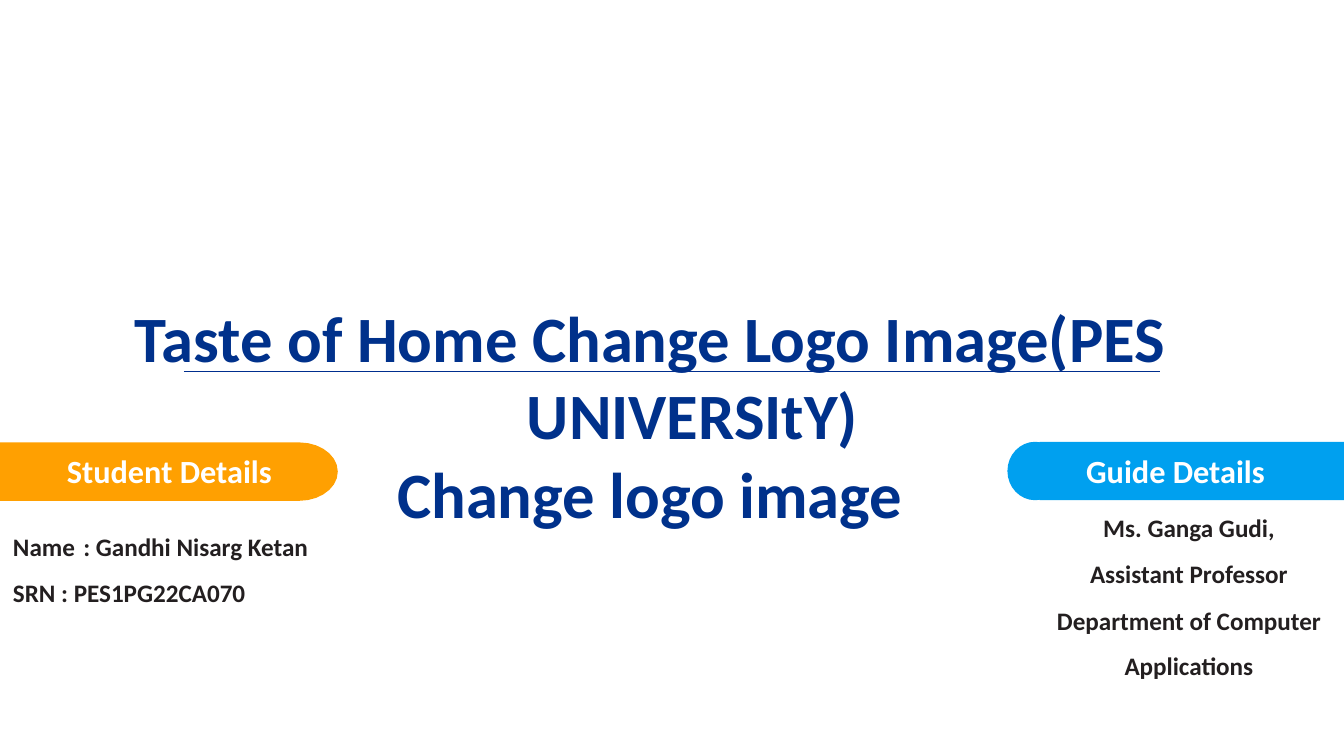
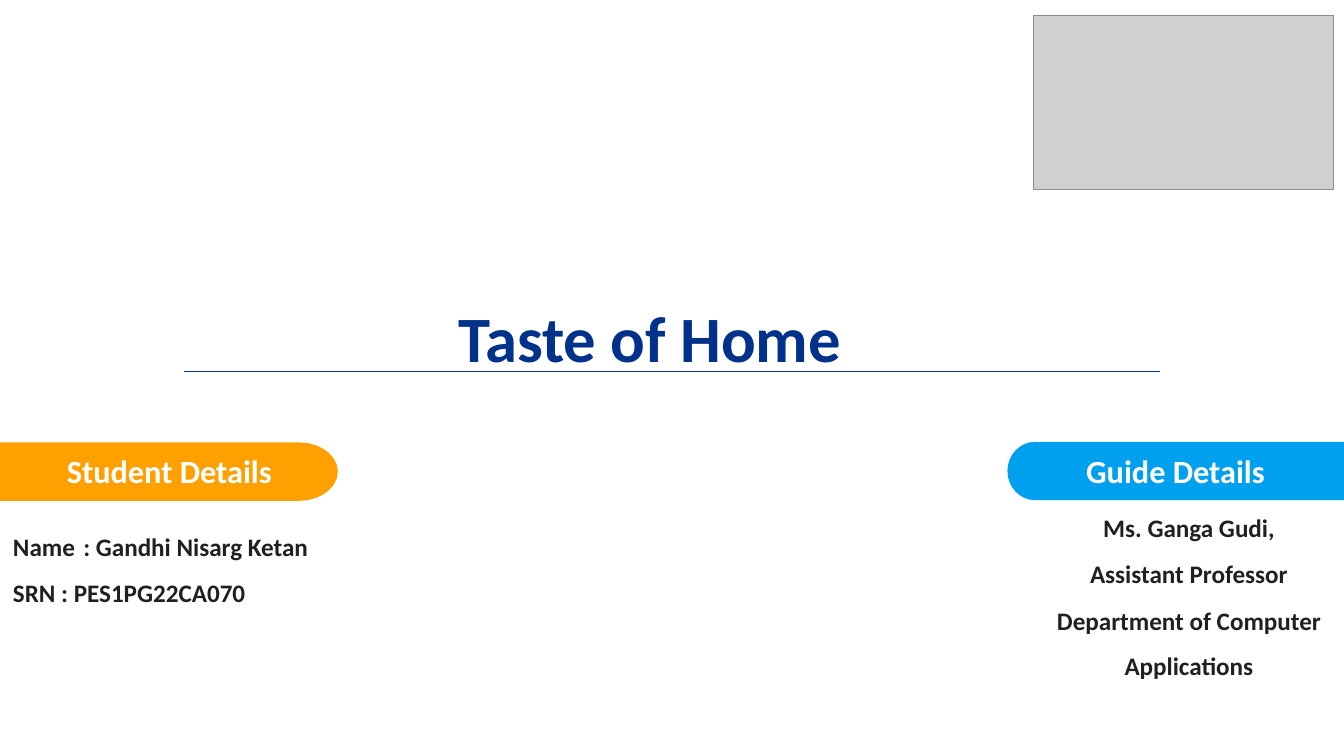
Before and after one commit to nisarggandhi21/Taste-of-Home, a slide deck: slide 1 of Taste-of-Home.pptx. Drawn at 1344x756 pixels with LibreOffice and Linux fonts; fonts in the diff are those of the drawing; grey boxes stand for pictures; background and template pictures are left out. Boxes give left, top, right and bottom in pixels: in the first picture for what was removed or moved away, otherwise in the second. Text is boxed around its words. In the diff, an @@ line names an element or a change of style, - is before the commit and + after.

```diff
--- a/Taste-of-Home.pptx
+++ b/Taste-of-Home.pptx
@@ picture added at bbox=[1034, 16, 1333, 189] @@
@@ text at bbox=[458, 317, 842, 372]: text changed @@
-Taste of Home Change Logo Image(PES UNIVERSItY)
-Change logo image
+Taste of Home
```
Also in this commit, not shown: 28 other slides changed, 12 slides added, 1 slide removed, 7 other files.
